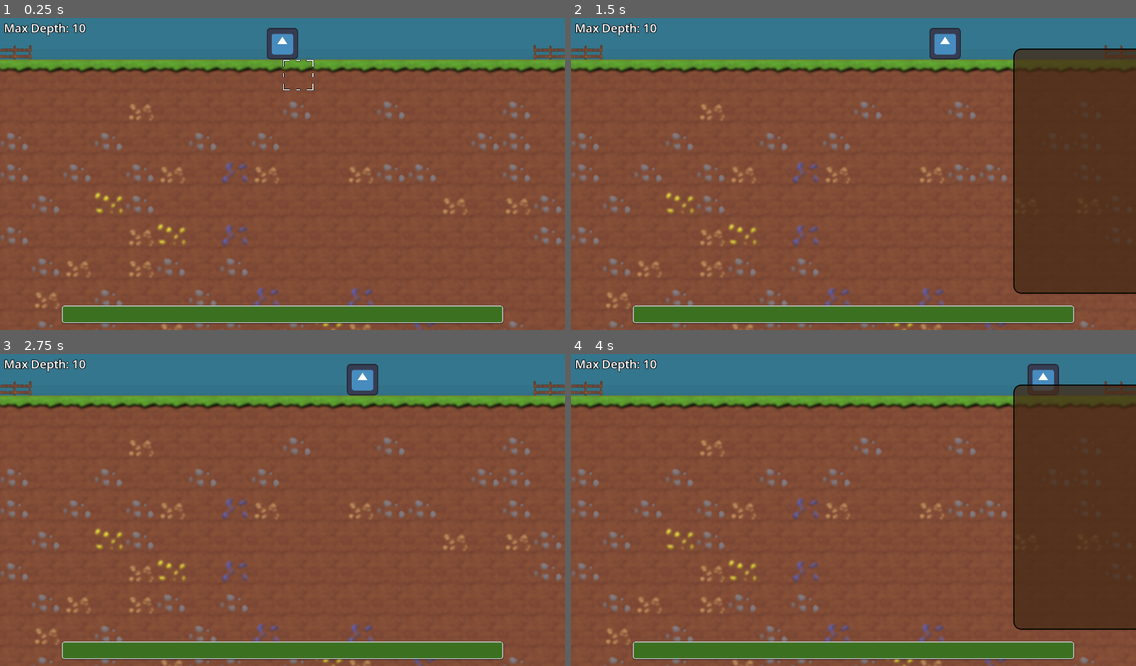
Above: before the commit, frames 1-4 (two rows, left to right).
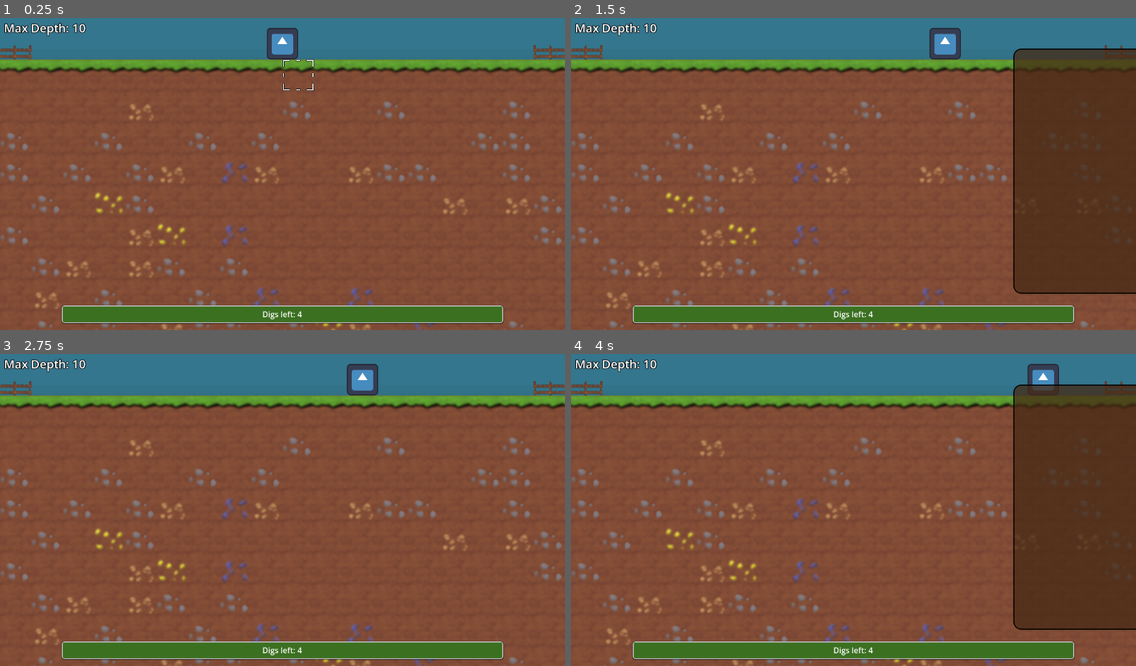
Above: after the commit, the same moments.

Repository: jakoofficial/DigNew
Game: Godot game, scene res://Scenes/Digzone.tscn
The game is run twice, just before and just after one commit, with the same random seed, the same clock (stepped at 60 frames per second) and the same inputs. The engine's default icon, where the game draws it, is replaced by a stand-in: a white triangle on a blue panel in a dark square.
Inputs (mouse positions are in pixels of both pictures, inside the frame that each line leads up to):
- Up to frame 1 (0.25 s): no input
- Up to frame 2 (1.5 s): tap Enter at 0.5 s; move the mouse to (977, 155) at 0.52 s; hold D (right) from 0.53 s (still down); tap B at 0.6 s; click (977, 155) at 0.67 s; tap Space at 0.77 s; move the mouse to (740, 186) at 1.27 s; tap R at 1.35 s
- Up to frame 3 (2.75 s): tap Space at 1.52 s; move the mouse to (339, 438) at 2.02 s; release D (right) at 2.03 s; hold A (left) from 2.03 s (still down); tap B at 2.1 s
- Up to frame 4 (4 s): move the mouse to (825, 569) at 2.77 s; release A (left) at 2.78 s; hold D (right) from 2.78 s (still down); tap R at 2.85 s; click (825, 569) at 2.92 s; tap Space at 3.02, 3.77 s; move the mouse to (1023, 553) at 3.52 s; tap B at 3.6 s

The runs differ from the first frame. In frame 1, less than 0.1% of the frame differs, in the area x 10-90%, y 93-98%; in frame 2, less than 0.1%; in frame 3, less than 0.1%; in frame 4, less than 0.1%.

Commit message:
Added gameover panel, issue with reseting

Diff:
--- a/Nodes/UI/on_dig_ui.tscn
+++ b/Nodes/UI/on_dig_ui.tscn
@@ -16,6 +16,38 @@
 grow_vertical = 2
 mouse_filter = 2
 theme = ExtResource("1_nss3e")
+
+[node name="GameOverPanel" type="Panel" parent="Control" unique_id=1053706863]
+layout_mode = 1
+anchors_preset = 8
+anchor_left = 0.5
+anchor_top = 0.5
+anchor_right = 0.5
+anchor_bottom = 0.5
+offset_left = -190.0
+offset_top = -66.0
+offset_right = 192.0
+offset_bottom = 68.0
+grow_horizontal = 2
+grow_vertical = 2
+theme_type_variation = &"GameOverPanel"
+
+[node name="GameOver" type="RichTextLabel" parent="Control/GameOverPanel" unique_id=40004977]
+clip_contents = false
+layout_mode = 1
+anchors_preset = 15
+anchor_right = 1.0
+anchor_bottom = 1.0
+grow_horizontal = 2
+grow_vertical = 2
+theme_type_variation = &"GameOverText"
+bbcode_enabled = true
+text = "No Digs left
+"
+scroll_active = false
+autowrap_mode = 0
+horizontal_alignment = 1
+vertical_alignment = 1
 
 [node name="DepthLevel" type="RichTextLabel" parent="Control" unique_id=1725157303]
 clip_contents = false
@@ -70,5 +102,25 @@
 grow_horizontal = 2
 grow_vertical = 0
 theme_type_variation = &"stamina"
-value = 100.0
 show_percentage = false
+
+[node name="DigsLeft" type="RichTextLabel" parent="Control/Stamina" unique_id=2070277496]
+clip_contents = false
+layout_mode = 1
+anchors_preset = 8
+anchor_left = 0.5
+anchor_top = 0.5
+anchor_right = 0.5
+anchor_bottom = 0.5
+offset_left = -96.0
+offset_top = -20.0
+offset_right = 96.0
+offset_bottom = 20.0
+grow_horizontal = 2
+grow_vertical = 2
+bbcode_enabled = true
+text = "Stamina"
+scroll_active = false
+autowrap_mode = 0
+horizontal_alignment = 1
+vertical_alignment = 1
--- a/Scripts/DigZone/World.gd
+++ b/Scripts/DigZone/World.gd
@@ -17,6 +17,11 @@
 var offset: float = 32.0
 var is_ready: bool = false
 var canReset: bool = false
+
+# Playerstats
+var currStamina: float = PS.Stamina
+var perc: float = currStamina / PS.MaxDigs
+
 func _ready() -> void:
 	GM.curScene = self
 	back.show()
@@ -30,12 +35,21 @@
 	camera.limit_right = get_viewport_rect().size.x
 	is_ready = await Generated()
 	GM.curUI.set_depth_max_label()
+	GM.curUI.set_stamina(0)
+
+func use_stamina() -> void:
+	if currStamina > 0:
+		currStamina -= perc
+		GM.curUI.set_stamina(perc)
 
 func ResetScene() -> void:
 	if canReset:
-		PS.add_to_global_inv(GM.curUI.backpack.inventory)
+		await PS.add_to_global_inv(GM.curUI.backpack.inventory)
 		canReset = false
 		$Player.global_position = startPlayerPos
+		GM.curUI.backpack.clear_backpack()
+		GM.curUI.set_stamina(0)
+		GM.curUI.Check_GameOver()
 		Generated()
 
 func Generated() -> bool:
--- a/Scripts/DigZone/dig_spot.gd
+++ b/Scripts/DigZone/dig_spot.gd
@@ -40,11 +40,11 @@
 func removeSpot() -> void:
 	if canDestroy:
 		if yIDX >= GM.maxY/2:
-			print(str("Y %s" % yIDX))
 			GM.curScene.canReset = true
 
 		if ore != "None":
 			GM.curUI.backpack.add_item(ItemSlot.new(ore, oreSpr.frame))
+		GM.curScene.use_stamina()
 		call_deferred("queue_free")
 
 var rng = RandomNumberGenerator.new()
--- a/Scripts/DigZone/on_dig_ui.gd
+++ b/Scripts/DigZone/on_dig_ui.gd
@@ -2,14 +2,42 @@
 
 @onready var depth_level: RichTextLabel = $Control/DepthLevel
 @onready var backpack: Panel = $Control/Backpack
+@onready var stamina: ProgressBar = $Control/Stamina
+@onready var digs_left: RichTextLabel = $Control/Stamina/DigsLeft
+@onready var game_over: RichTextLabel = $Control/GameOverPanel/GameOver
+@onready var game_over_panel: Panel = $Control/GameOverPanel
 
+var digsleft: int
 var curPackPos: Vector2
 func _ready() -> void:
 	GM.curUI = self
 	curPackPos = backpack.position
 	_backpack()
+	game_over_panel.hide()
+
+func Check_GameOver() -> void:
+	if digsleft <= 0:
+		game_over_panel.show()
+		GM.curUI.set_gameover_text("No digs left")
+		GM.curScene.canReset = true
+	else:
+		game_over_panel.hide()
+
+func set_gameover_text(reason: String):
+	game_over.text = str("%s\n%s" % [reason, str("[font_size=16]Reset dig 'R' or Go back 'ESC'[/font_size]")])
+
+func set_stamina(perc: float = 0) -> void:
+	if perc == 0:
+		digsleft = PS.MaxDigs
+		stamina.value = GM.curScene.currStamina
+		stamina.max_value = GM.curScene.currStamina
+	else:
+		stamina.value -= perc
+		digsleft-=1
+	digs_left.text = str("Digs left: %s" % digsleft)
 
 func _process(_delta: float) -> void:
+	Check_GameOver()
 	if FK.JustPressed(AM.action("Backpack")):
 		_backpack()
 
--- a/Scripts/Globals/PlayerStats.gd
+++ b/Scripts/Globals/PlayerStats.gd
@@ -1,6 +1,7 @@
 extends Node
 
 @export var Stamina: float = 100
+@export var MaxDigs: int = 4
 @export var Balance: float = 0
 @export var Global_Inventory: Dictionary
 
@@ -11,7 +12,7 @@
 		var exists: bool = false
 		for gi in Global_Inventory.keys():
 			if i.ItemName == gi.ItemName:
-				Global_Inventory[i] += Global_Inventory.get(gi)
+				Global_Inventory[gi] += digInv.get(i)
 				exists = true
 				break
 		if !exists:
--- a/Scripts/Inventory/backpack.gd
+++ b/Scripts/Inventory/backpack.gd
@@ -29,3 +29,8 @@
 				i.amount = amount
 				i.updateSlot()
 				return
+
+func clear_backpack() -> void:
+	for b in inventory_container.get_children():
+		b.call_deferred("queue_free")
+	inventory.clear()
--- a/Scripts/PlayerBehaviour.gd
+++ b/Scripts/PlayerBehaviour.gd
@@ -15,10 +15,11 @@
 		if ray.is_colliding() and ray.get_collider() != null and ray.get_collider().canDestroy:
 			GM.curScene.cursor.show()
 			GM.curScene.cursor.global_position = ray.get_collider().global_position
-			if FK.JustPressed(AM.action("Dig")):
-					var spot = ray.get_collider()
-					if spot != null:
-						spot.emit_signal("dug")
+			if GM.curUI.digsleft > 0 and FK.JustPressed(AM.action("Dig")):
+				var spot = ray.get_collider()
+				if spot != null:
+					spot.emit_signal("dug")
+
 		else: GM.curScene.cursor.hide()
 
 		if FK.Pressed(AM.action("Left")):
--- a/Themes/UI.tres
+++ b/Themes/UI.tres
@@ -23,8 +23,20 @@
 shadow_size = 1
 shadow_offset = Vector2(0, 1)
 
+[sub_resource type="StyleBoxFlat" id="StyleBoxFlat_asoq0"]
+bg_color = Color(0.25490198, 0.1764706, 0.11372549, 0.8784314)
+border_width_left = 2
+border_width_top = 2
+border_width_right = 2
+border_width_bottom = 2
+border_color = Color(0, 0, 0, 1)
+corner_radius_top_left = 10
+corner_radius_top_right = 10
+corner_radius_bottom_right = 10
+corner_radius_bottom_left = 10
+
 [sub_resource type="StyleBoxFlat" id="StyleBoxFlat_2klf8"]
-draw_center = false
+bg_color = Color(0.14509805, 0.14509805, 0.14509805, 0.39215687)
 border_width_left = 2
 border_width_top = 2
 border_width_right = 2
@@ -60,6 +72,11 @@
 Coordinates/constants/outline_size = 5
 Coordinates/constants/shadow_offset_y = 8
 Coordinates/font_sizes/normal_font_size = 24
+GameOverPanel/base_type = &"Panel"
+GameOverPanel/styles/panel = SubResource("StyleBoxFlat_asoq0")
+GameOverText/base_type = &"RichTextLabel"
+GameOverText/constants/outline_size = 8
+GameOverText/font_sizes/normal_font_size = 30
 stamina/base_type = &"ProgressBar"
 stamina/styles/background = SubResource("StyleBoxFlat_2klf8")
 stamina/styles/fill = SubResource("StyleBoxFlat_f40ue")
